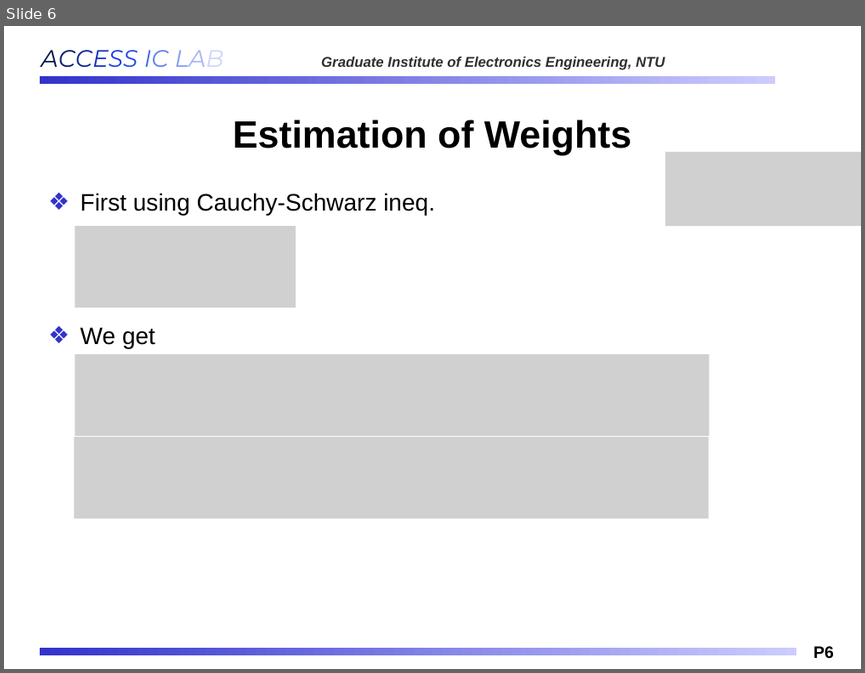
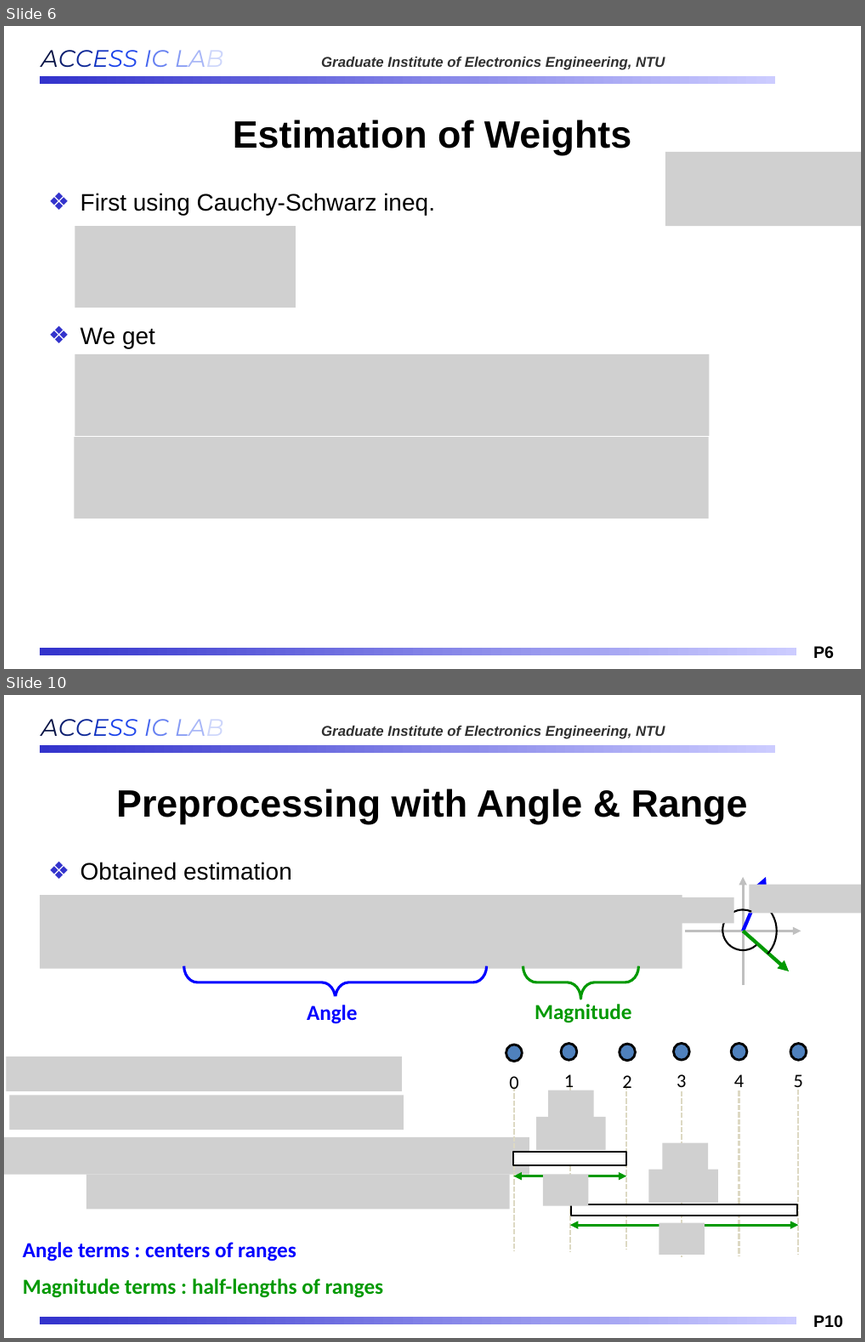
Before and after one commit to Oniontow/AndyWu_Project, a slide deck: ppt_mxic/MXIC_20260223.pptx. Shown one above the other, each under a label of ours: slide 6 before the commit, slides 6 and 10 after it; the slides between them are not shown. The pictures are 865x673 and 865x1342 pixels, drawn with LibreOffice and Linux fonts; fonts in the diff are those of the drawing; grey boxes stand for pictures; background and template pictures are left out. Boxes give left, top, right and bottom in pixels: in the first picture for what was removed or moved away, otherwise in the second. Text is boxed around its words. In the diff, an @@ line names an element or a change of style, - is before the commit and + after.

```diff
--- a/ppt_mxic/MXIC_20260223.pptx
+++ b/ppt_mxic/MXIC_20260223.pptx
@@ slide 10 added at (4, 695, 861, 1338), background #FFFFFF; not listed: 4 template elements that a slide beside it also shows @@
@@ title added at (116, 789, 748, 824), 32 pt, text #000000, bold @@
+Preprocessing with Angle & Range
@@ text added at (80, 862, 292, 880), 20 pt, text #000000 @@
+❖ Obtained estimation
@@ picture added at (40, 895, 681, 969) @@
@@ picture added at (670, 897, 734, 923) @@
@@ arc (boxed as its full ellipse) added at (710, 897, 777, 965), outline #000000 1.5 pt @@
@@ arrow added from (743, 985) to (743, 877), #BFBFBF 2.25 pt @@
@@ arrow added from (743, 930) to (766, 877), #0000FF 3 pt @@
@@ picture added at (749, 885, 861, 913) @@
@@ arc (boxed as its full ellipse) added at (723, 909, 763, 949), outline #000000 1.5 pt @@
@@ arrow added from (685, 930) to (800, 930), #BFBFBF 2.25 pt @@
@@ arrow added from (743, 930) to (789, 971), #019901 3 pt @@
@@ left brace added at (184, 966, 487, 998), outline #0000FF 2.25 pt @@
@@ left brace added at (522, 966, 638, 998), outline #019901 2.25 pt @@
@@ rectangle added at (289, 996, 340, 1014), fill #FFFFFF @@
@@ text added at (307, 1004, 358, 1024), 18 pt, text #0000FF, bold @@
+Angle
@@ text added at (534, 1004, 631, 1023), 18 pt, text #019901, bold @@
+Magnitude
@@ picture added at (6, 1056, 402, 1091) @@
@@ picture added at (9, 1095, 404, 1129) @@
@@ picture added at (4, 1137, 529, 1174) @@
@@ group added at (506, 1043, 806, 1256): 6 lines, 6 ellipses, 6 texts, 6 pictures, 2 rectangles, 2 double arrows @@
+0
+1
+2
+3
+4
+5
@@ picture added at (86, 1174, 510, 1208) @@
@@ text added at (23, 1242, 296, 1261), 18 pt, text #0000FF, bold @@
+Angle terms : centers of ranges
@@ text added at (23, 1278, 384, 1298), 18 pt, text #019901, bold @@
+Magnitude terms : half-lengths of ranges
```
Also in this commit, not shown: 3 slides changed, 2 other slides added.
